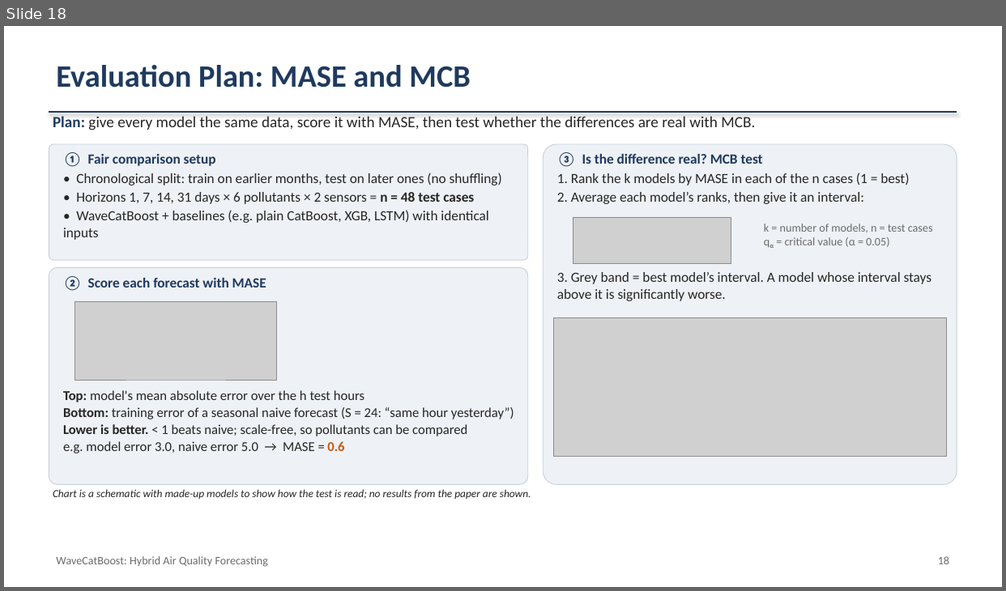
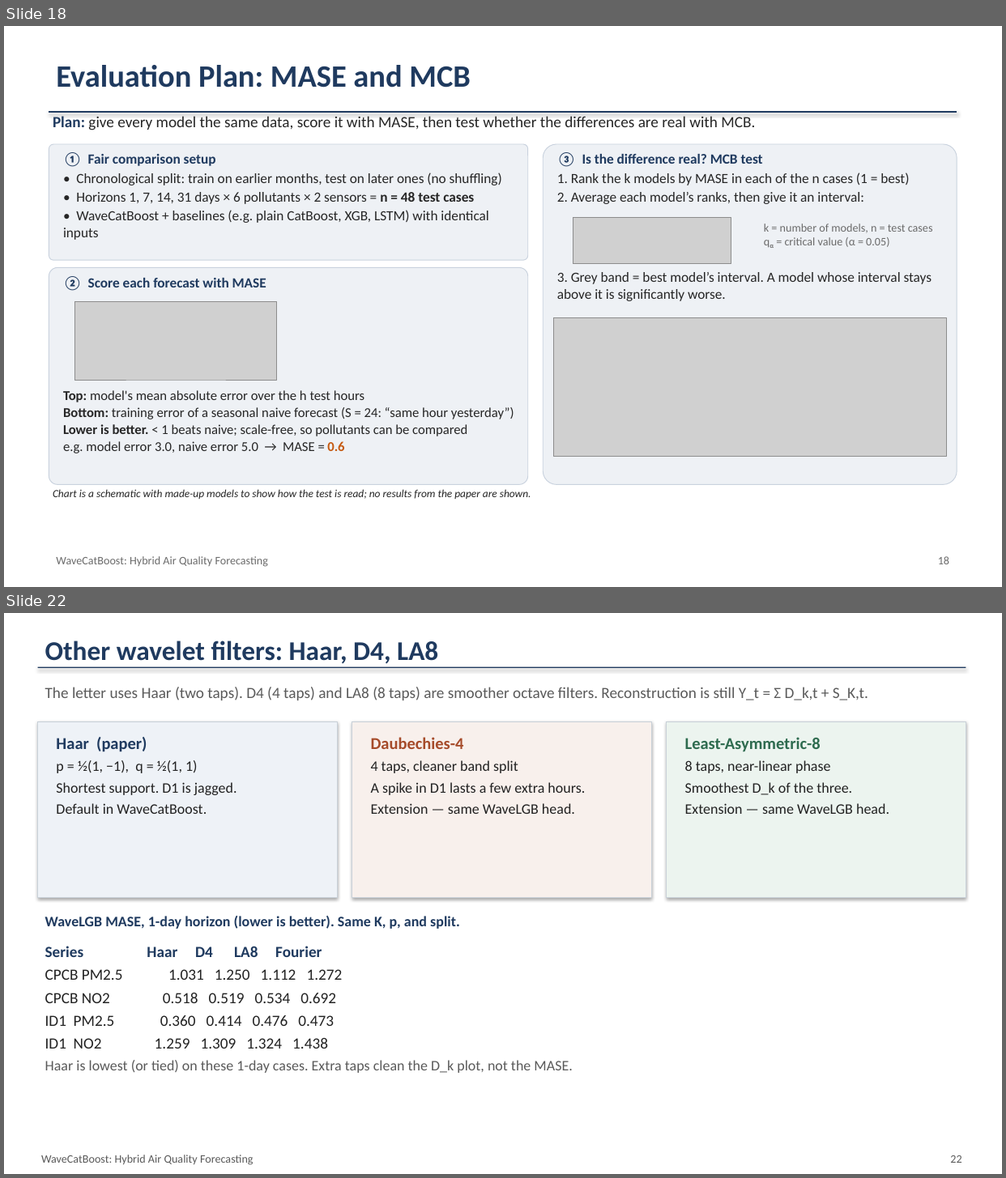
Before and after one commit to charan-435/Forecasting-Air-Quality-Data, a slide deck: ATSA_Presentation_updated.pptx. Shown one above the other, each under a label of ours: slide 18 before the commit, slides 18 and 22 after it; the slides between them are not shown. The pictures are 1006x591 and 1006x1178 pixels, drawn with LibreOffice and Linux fonts; fonts in the diff are those of the drawing; grey boxes stand for pictures. Boxes give left, top, right and bottom in pixels: in the first picture for what was removed or moved away, otherwise in the second. Text is boxed around its words. In the diff, an @@ line names an element or a change of style, - is before the commit and + after.

Commit message:
Add MODWT/Fourier/EMD helpers, extension scores, updated slides, and the Shillong notebook extract.

```diff
--- a/ATSA_Presentation_updated.pptx
+++ b/ATSA_Presentation_updated.pptx
@@ slide 22 added at (x1=4, y1=613, x2=1002, y2=1174), background #FFFFFF @@
@@ text added at (x1=45, y1=641, x2=438, y2=664), 26 pt, text #1F3A5F, bold @@
+Other wavelet filters: Haar, D4, LA8
@@ rectangle added at (x1=38, y1=667, x2=966, y2=667), fill #1F3A5F @@
@@ text added at (x1=45, y1=687, x2=868, y2=700), 15 pt, text #5A5A5A @@
+The letter uses Haar (two taps). D4 (4 taps) and LA8 (8 taps) are smoother octave filters. Reconstruction is still Y_t = Σ D_k,t + S_K,t.
@@ rectangle added at (x1=38, y1=722, x2=337, y2=897), fill #EEF2F7, outline #C8D0D8 0.75 pt @@
@@ rectangle added at (x1=352, y1=722, x2=651, y2=897), fill #F8F0EC, outline #C8D0D8 0.75 pt @@
@@ rectangle added at (x1=667, y1=722, x2=966, y2=897), fill #ECF4EF, outline #C8D0D8 0.75 pt @@
@@ text added at (x1=56, y1=737, x2=237, y2=814), 14 pt, text #222222 @@
+Haar (paper)
+p = ½(1, −1), q = ½(1, 1)
+Shortest support. D1 is jagged.
+Default in WaveCatBoost.
@@ text added at (x1=371, y1=737, x2=585, y2=814), 14 pt, text #222222 @@
+Daubechies-4
+4 taps, cleaner band split
+A spike in D1 lasts a few extra hours.
+Extension — same WaveLGB head.
@@ text added at (x1=685, y1=737, x2=889, y2=814), 14 pt, text #222222 @@
+Least-Asymmetric-8
+8 taps, near-linear phase
+Smoothest D_k of the three.
+Extension — same WaveLGB head.
@@ text added at (x1=45, y1=916, x2=460, y2=929), 14 pt, text #1F3A5F, bold @@
+WaveLGB MASE, 1-day horizon (lower is better). Same K, p, and split.
@@ text added at (x1=45, y1=946, x2=572, y2=1073), 15 pt, text #222222 @@
+Series Haar D4 LA8 Fourier
+CPCB PM2.5 1.031 1.250 1.112 1.272
+CPCB NO2 0.518 0.519 0.534 0.692
+ID1 PM2.5 0.360 0.414 0.476 0.473
+ID1 NO2 1.259 1.309 1.324 1.438
+Haar is lowest (or tied) on these 1-day cases. Extra taps clean the D_k plot, not the MASE.
@@ text added at (x1=41, y1=1155, x2=253, y2=1165), 11 pt, text #5A5A5A @@
+WaveCatBoost: Hybrid Air Quality Forecasting
@@ text added at (x1=950, y1=1156, x2=961, y2=1163), 11 pt, text #5A5A5A @@
+22
```
Also in this commit, not shown: 2 slides changed, 3 other slides added, 20 other files.
